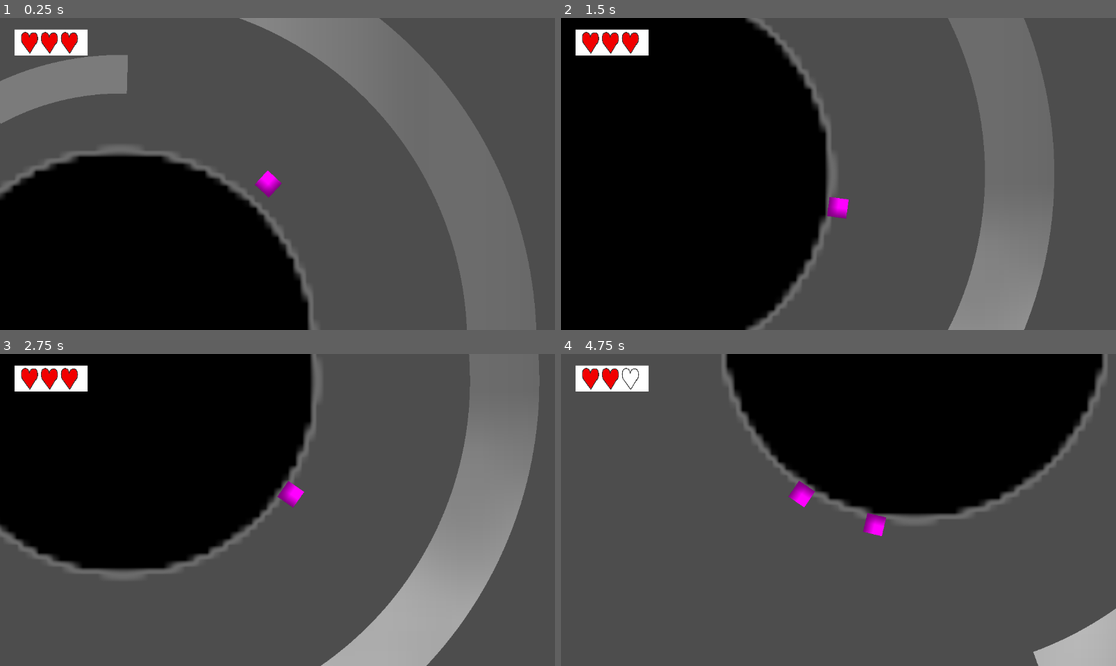
Above: before the commit, frames 1-4 (two rows, left to right).
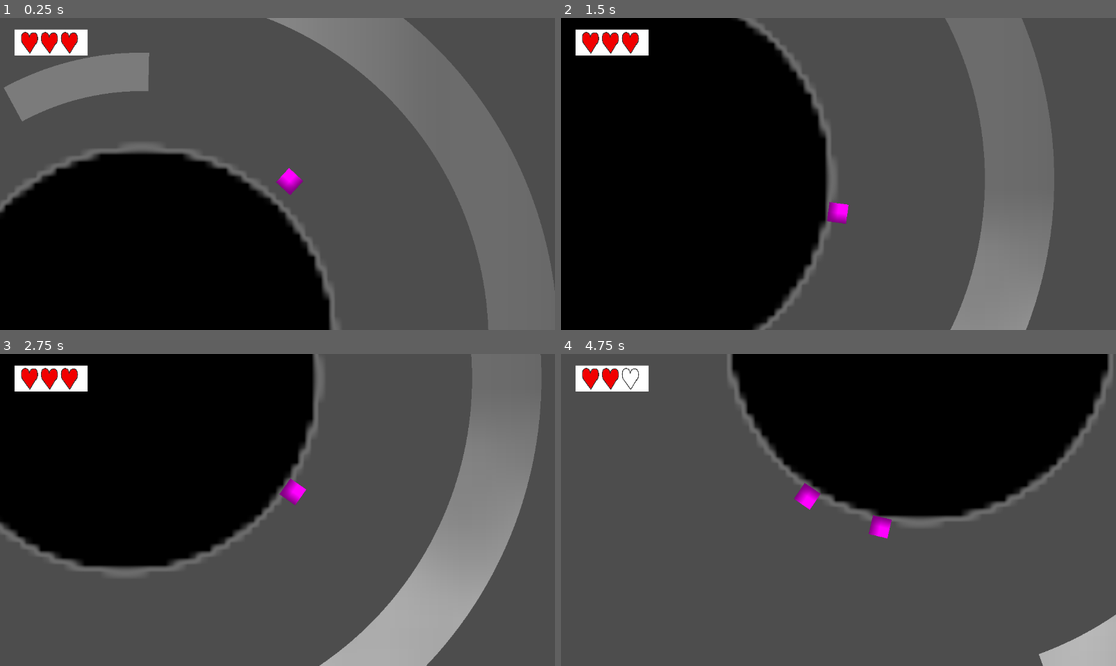
Above: after the commit, the same moments.

Repository: Juropolis/Space-Game
Game: Godot game, scene res://Main.tscn
The game is run twice, just before and just after one commit, with the same random seed, the same clock (stepped at 60 frames per second) and the same inputs.
Inputs:
- Up to frame 1 (0.25 s): no input
- Up to frame 2 (1.5 s): hold D (right) from 0.53 s (still down); tap I (basic_attack) at 0.6 s; tap Up (jump) at 0.77 s; tap H (dash) at 1.35 s
- Up to frame 3 (2.75 s): tap Up (jump) at 1.52 s; release D (right) at 2.03 s; hold A (left) from 2.03 s (still down); tap I (basic_attack) at 2.1 s
- Up to frame 4 (4.75 s): release A (left) at 2.78 s; hold D (right) 2.78-4.28 s; tap H (dash) at 2.85, 4.35 s; tap Up (jump) at 3.02, 3.77, 4.52 s; tap I (basic_attack) at 3.6 s; hold A (left) from 4.28 s (still down)

The runs differ from the first frame. In frame 1, 14% of the frame differs, in the area x 0-100%, y 0-100%; in frame 2, 1.5%; in frame 3, 1.6%; in frame 4, 3.0%.

Commit message:
Player can die :(
Player can now die through queue_free(), camera has been changed to be seperate of player so it isn't deleted when this happens.

If respawning the player at any point, the line of code in the camera script should connect it to player on the next frame to then work just like before

Diff:
--- a/Main.tscn
+++ b/Main.tscn
@@ -1,6 +1,7 @@
 [gd_scene format=3 uid="uid://dnkm6te1qjxe5"]
 
 [ext_resource type="PackedScene" uid="uid://c27eln12k48eh" path="res://Space.tscn" id="1_glv2v"]
+[ext_resource type="Script" uid="uid://cfs4tj6l2ckrq" path="res://GameManager.gd" id="1_wkp8b"]
 [ext_resource type="Texture2D" uid="uid://bgwpqjl8g4tor" path="res://0 hearts.png" id="3_3dxm6"]
 [ext_resource type="Script" uid="uid://cwt8y78p8rklw" path="res://HUD.gd" id="3_lgr22"]
 [ext_resource type="Texture2D" uid="uid://wv4p31cna8st" path="res://1 hearts.png" id="4_lgr22"]
@@ -8,6 +9,7 @@
 [ext_resource type="Texture2D" uid="uid://boegqwbihyiyl" path="res://3 hearts.png" id="6_03owx"]
 [ext_resource type="PackedScene" uid="uid://3usibqxrogdl" path="res://Player.tscn" id="8_03owx"]
 [ext_resource type="PackedScene" uid="uid://dbbocmn3jrv6q" path="res://Enemy.tscn" id="9_wkp8b"]
+[ext_resource type="PackedScene" uid="uid://bdc7jb0rtddsn" path="res://player_camera.tscn" id="10_20pc6"]
 
 [sub_resource type="AtlasTexture" id="AtlasTexture_wkp8b"]
 atlas = ExtResource("3_3dxm6")
@@ -61,6 +63,7 @@
 }]
 
 [node name="Main" type="Node2D" unique_id=1015383687]
+script = ExtResource("1_wkp8b")
 
 [node name="Space" parent="." unique_id=568745688 instance=ExtResource("1_glv2v")]
 
@@ -78,3 +81,6 @@
 
 [node name="Enemy" parent="." unique_id=726626336 instance=ExtResource("9_wkp8b")]
 position = Vector2(-233, 5)
+
+[node name="Player Camera" parent="." unique_id=570724679 instance=ExtResource("10_20pc6")]
+zoom = Vector2(2, 2)
--- a/Player.tscn
+++ b/Player.tscn
@@ -66,16 +66,6 @@
 [node name="CollisionShape2D" type="CollisionShape2D" parent="." unique_id=310852028]
 shape = SubResource("RectangleShape2D_xhfnw")
 
-[node name="Camera2D" type="Camera2D" parent="." unique_id=1043043722]
-zoom = Vector2(2, 2)
-position_smoothing_enabled = true
-position_smoothing_speed = 8.0
-
-[node name="Camera2D2" type="Camera2D" parent="." unique_id=29000209]
-ignore_rotation = false
-enabled = false
-zoom = Vector2(4, 4)
-
 [node name="AnimationPlayer" type="AnimationPlayer" parent="." unique_id=1720807709]
 libraries/ = SubResource("AnimationLibrary_e80uo")
 
--- /dev/null
+++ b/player_camera.gd
@@ -0,0 +1,17 @@
+extends Camera2D
+
+@onready var player = get_tree().get_first_node_in_group("player")
+
+
+# Called when the node enters the scene tree for the first time.
+func _ready() -> void:
+	pass # Replace with function body.
+
+
+# Called every frame. 'delta' is the elapsed time since the previous frame.
+func _process(delta: float) -> void:
+	if !is_instance_valid(player):
+		player = get_tree().get_first_node_in_group("player")
+
+	if is_instance_valid(player):
+		global_position = player.global_position
--- /dev/null
+++ b/player_camera.tscn
@@ -0,0 +1,8 @@
+[gd_scene format=3 uid="uid://bdc7jb0rtddsn"]
+
+[ext_resource type="Script" uid="uid://c4h8yyl643b1o" path="res://player_camera.gd" id="1_agiyq"]
+
+[node name="Player Camera" type="Camera2D" unique_id=570724679]
+position_smoothing_enabled = true
+position_smoothing_speed = 8.0
+script = ExtResource("1_agiyq")
Not shown, added: player_camera.gd.uid
